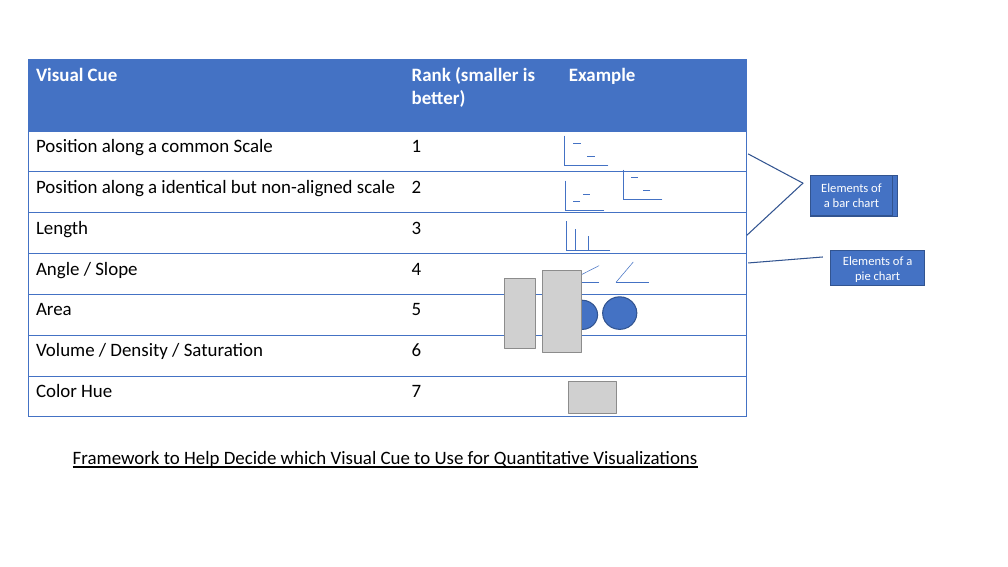
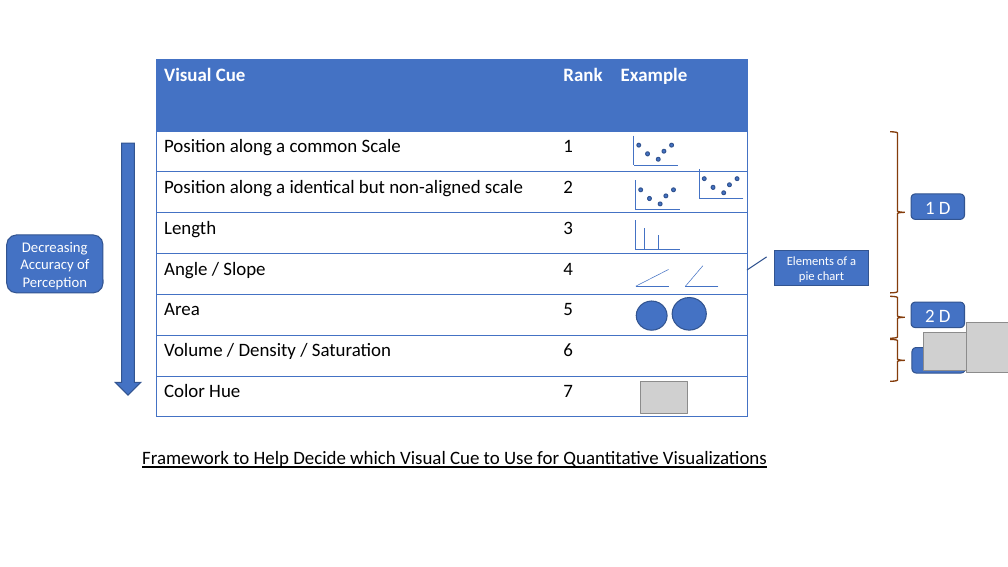
Before and after one commit to PurohitPraven/Blogs, a slide deck: slide 3 of 20220115_ScienceBehindVizualization/diagrams.pptx. Drawn at 1008x567 pixels with LibreOffice and Linux fonts; fonts in the diff are those of the drawing; grey boxes stand for pictures. Boxes give left, top, right and bottom in pixels: in the first picture for what was removed or moved away, otherwise in the second. Text is boxed around its words. In the diff, an @@ line names an element or a change of style, - is before the commit and + after.

```diff
--- a/20220115_ScienceBehindVizualization/diagrams.pptx
+++ b/20220115_ScienceBehindVizualization/diagrams.pptx
@@ table at <box>157,60,748,417</box> @@
-row 1, column 2: Rank (smaller is better)
+row 1, column 2: Rank
@@ table: place and size @@
-table at <box>29,60,746,417</box>
+table at <box>157,60,748,417</box>
@@ down arrow added at <box>116,143,141,395</box>, fill #4472C4, outline #325491 1 pt @@
@@ line removed from (581, 143) to (573, 143) @@
@@ group added at <box>637,143,674,161</box>: 5 ellipses @@
@@ right brace added at <box>890,132,905,293</box>, outline #843C0B 1.25 pt @@
@@ line removed from (595, 156) to (587, 156) @@
@@ line removed from (638, 178) to (631, 178) @@
@@ line moved from (565, 181) - (565, 210) to (699, 169) - (699, 198) @@
@@ group added at <box>702,177,739,195</box>: 5 ellipses @@
@@ border callout removed at <box>811,175,898,217</box> @@
@@ border callout removed at <box>811,175,893,215</box> @@
-Elements of a bar chart
@@ line moved from (623, 169) - (623, 199) to (636, 181) - (636, 209) @@
@@ line moved from (662, 199) - (623, 199) to (680, 209) - (636, 209) @@
@@ line removed from (650, 190) to (644, 190) @@
@@ group added at <box>639,188,675,206</box>: 5 ellipses @@
@@ line moved from (604, 210) - (565, 210) to (743, 198) - (699, 198) @@
@@ rounded rectangle added at <box>911,194,965,220</box>, fill #4472C4, outline #325491 1 pt, 18 pt, text #FFFFFF @@
+1 D
@@ rounded rectangle added at <box>7,235,103,293</box>, fill #4472C4, outline #325491 1 pt, 14 pt, text #FFFFFF @@
+Decreasing Accuracy of Perception
@@ 6 lines, 2 ellipses, 1 text, 1 picture: place and size @@
-6 lines, 2 ellipses, 1 text, 1 picture at <box>73,135,697,468</box>
+6 lines, 2 ellipses, 1 text, 1 picture at <box>142,135,767,468</box>
@@ 4 lines: place and size @@
-4 lines at <box>566,262,649,283</box>
+4 lines at <box>636,266,718,287</box>
@@ border callout "Elements of a pie chart": place and size @@
-border callout "Elements of a pie chart" at <box>831,250,926,285</box>
+border callout "Elements of a pie chart" at <box>774,250,869,285</box>
@@ border callout "Elements of a pie chart" at <box>774,250,869,285</box>: proportions changed @@
@@ picture removed at <box>505,278,536,348</box> @@
@@ picture removed at <box>542,271,582,352</box> @@
@@ right brace added at <box>890,296,905,339</box>, outline #843C0B 1.25 pt @@
@@ rounded rectangle added at <box>911,302,965,328</box>, fill #4472C4, outline #325491 1 pt, 18 pt, text #FFFFFF @@
+2 D
@@ picture added at <box>966,323,1008,373</box> @@
@@ right brace added at <box>890,340,905,382</box>, outline #843C0B 1.25 pt @@
@@ rounded rectangle added at <box>912,348,966,374</box>, fill #4472C4, outline #325491 1 pt, 18 pt, text #FFFFFF @@
+3 D
@@ picture added at <box>923,332,968,370</box> @@
```
Also in this commit, not shown: 2 slides added, 11 other files.
